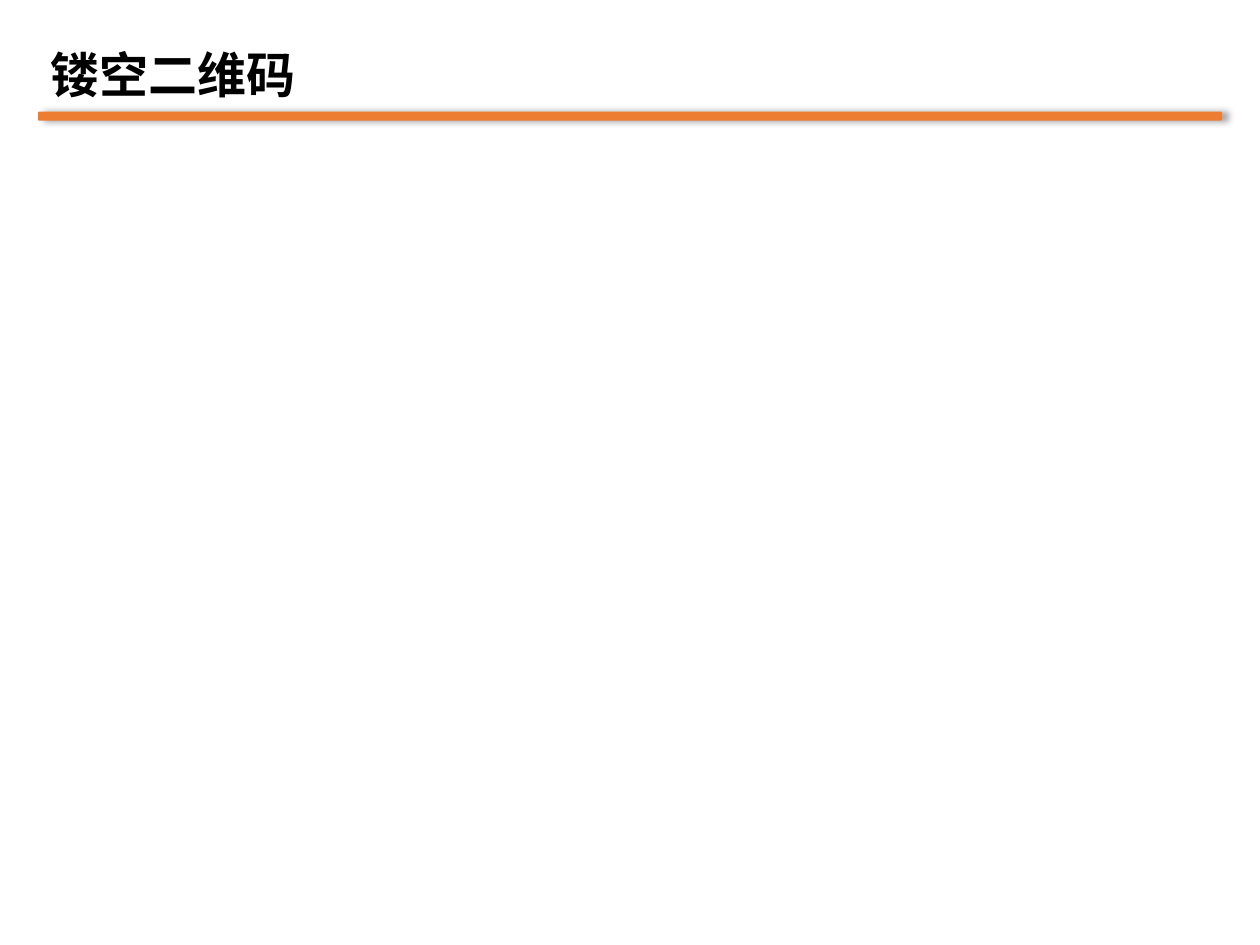
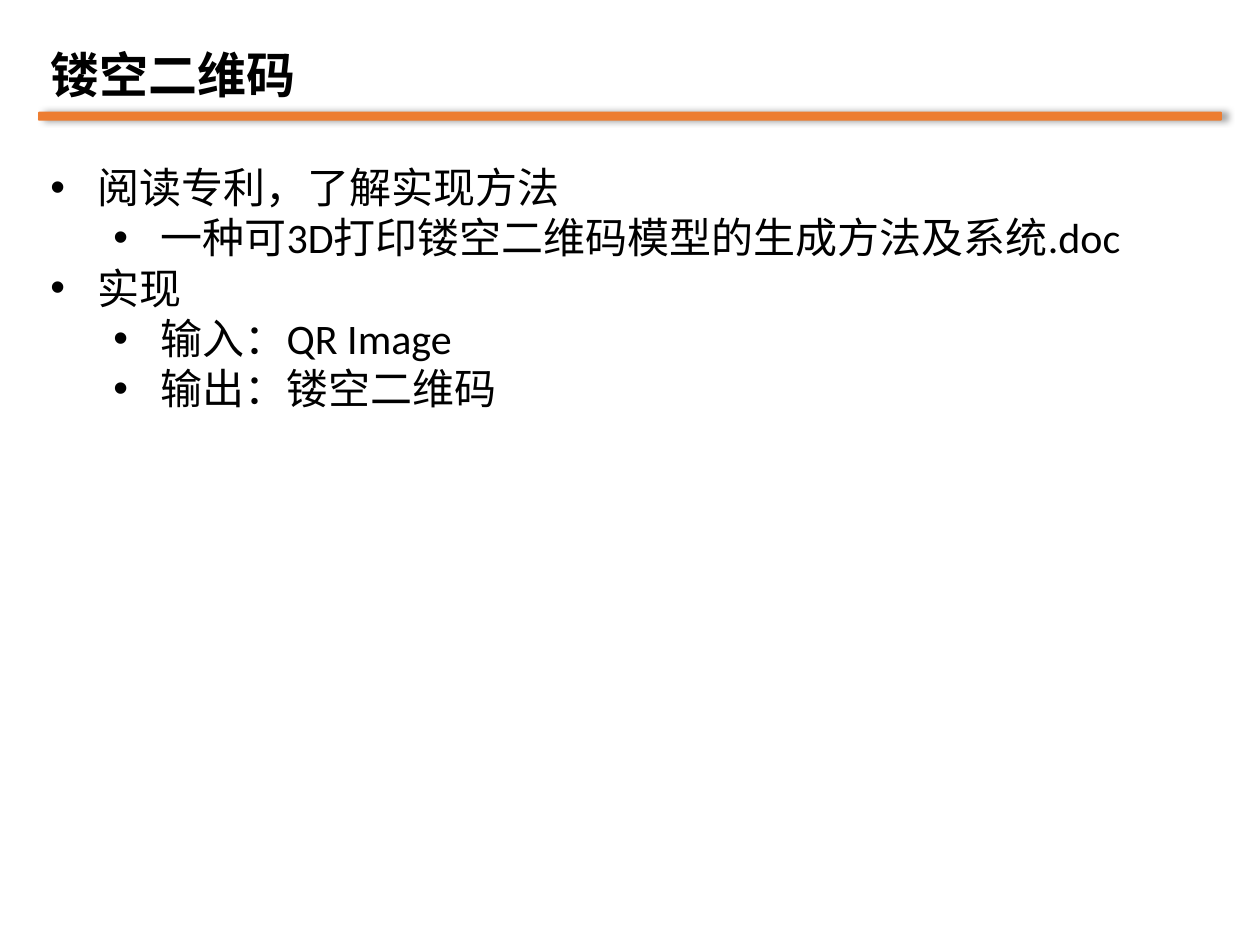
Before and after one commit to 3dincrement/Online-3D-QR-Codes-Generation-Website, a slide deck: slide 8 of doc/3D-QR-Code_Web.pptx (slide 5 before the commit). Drawn at 1260x945 pixels with LibreOffice and Linux fonts; fonts in the diff are those of the drawing. Boxes give left, top, right and bottom in pixels: in the first picture for what was removed or moved away, otherwise in the second. Text is boxed around its words. In the diff, an @@ line names an element or a change of style, - is before the commit and + after.

```diff
--- a/doc/3D-QR-Code_Web.pptx
+++ b/doc/3D-QR-Code_Web.pptx
@@ text added at (98,167,1121,408), 24 pt, text #000000 @@
+• 阅读专利，了解实现方法
+  • 一种可3D打印镂空二维码模型的生成方法及系统.doc
+• 实现
+  • 输入：QR Image
+  • 输出：镂空二维码
```
Also in this commit, not shown: 1 other slide changed, 3 slides added, 1 other file.
